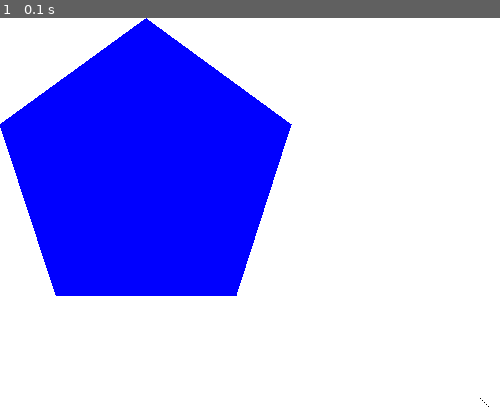
Above: before the commit, frame 1.
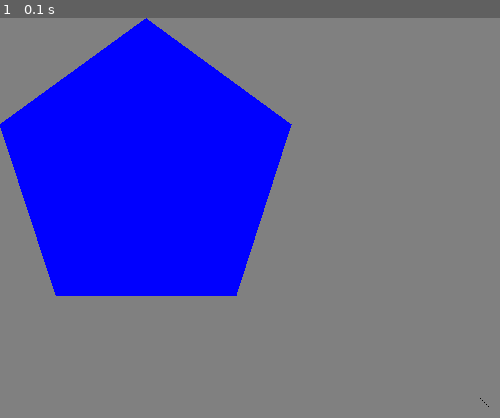
Above: after the commit, the same moment.

Repository: graying/python_look
Game: pygame game, started from pygame/pygame2.py
The game is run twice, just before and just after one commit, with the same random seed, the same clock (stepped at 60 frames per second) and the same inputs. The source is Python 2; it was converted automatically to run under Python 3.
Inputs:
- Up to frame 1 (0.1 s): no input

The runs differ from the first frame. In frame 1, 72% of the frame differs, in the area x 0-100%, y 0-100%.

Commit message:
set background to gray

Diff:
--- a/pygame/pygame2.py
+++ b/pygame/pygame2.py
@@ -12,9 +12,10 @@
 RED = (255,   0,   0)
 GREEN = (  0, 255,   0)
 BLUE = (  0,   0, 255)
+GRAY = (128, 128, 128)
 
  # draw on the surface object
-DISPLAYSURF.fill(WHITE)
+DISPLAYSURF.fill(GRAY)
 pygame.draw.polygon(DISPLAYSURF, BLUE, ((146, 0), (291, 106), (236, 277), (56, 277), (0, 106)))
 #pygame.draw.line(DISPLAYSURF, BLUE, (60, 60), (120, 60), 4)
 #pygame.draw.line(DISPLAYSURF, BLUE, (120, 60), (60, 120))
--- a/pygame/pygame2n.py
+++ b/pygame/pygame2n.py
@@ -15,9 +15,11 @@
 RED = (255,   0,   0)
 GREEN = (  0, 255,   0)
 BLUE = (  0,   0, 255)
+GRAY = (128, 128, 128)
+
 
  # draw on the surface object
-DISPLAYSURF.fill(WHITE)
+DISPLAYSURF.fill(GRAY)
 pygame.draw.polygon(DISPLAYSURF, BLUE, ((146, 0), (291, 106), (236, 277), (56, 277), (0, 106)))
 pygame.draw.line(DISPLAYSURF, BLUE, (60, 60), (120, 60), 4)
 pygame.draw.line(DISPLAYSURF, BLUE, (120, 60), (60, 120))
